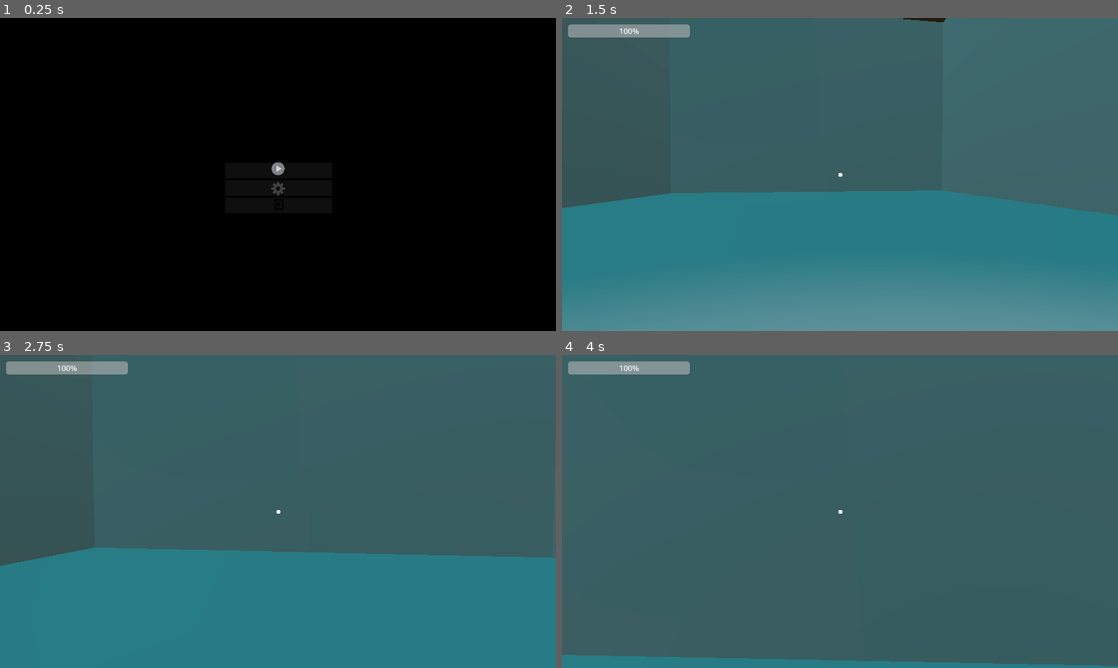
Above: before the commit, frames 1-4 (two rows, left to right).
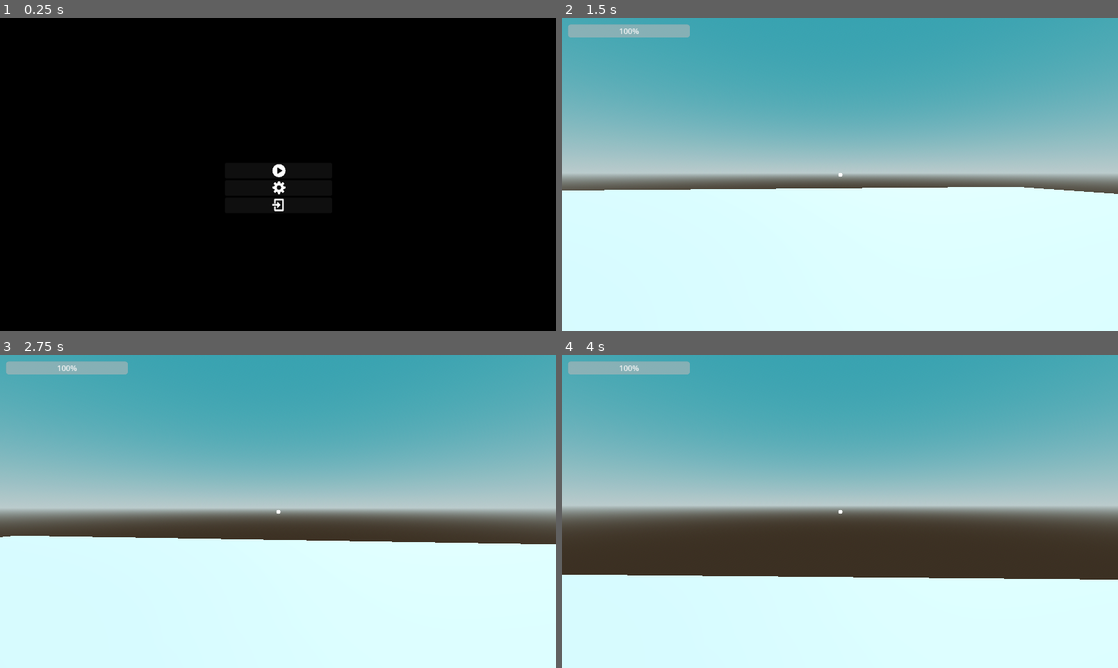
Above: after the commit, the same moments.

Repository: BingleyPro/time-drift
Game: Godot game, scene res://scenes/mainMenu.tscn
Same seed, same stepped clock (60 frames per second), same inputs: the game is played once before the commit and once after it.
Inputs (mouse positions are in pixels of both pictures, inside the frame that each line leads up to):
- Up to frame 1 (0.25 s): no input
- Up to frame 2 (1.5 s): click (840, 171) at 0.5 s; tap Enter at 1.25 s; move the mouse to (867, 174) at 1.27 s; hold W (up) from 1.28 s (still down); tap C (crouch) at 1.35 s
- Up to frame 3 (2.75 s): keep holding W (up); tap Space (jump) at 1.52, 2.27 s; move the mouse to (250, 511) at 2.02 s; tap E (interact) at 2.1 s
- Up to frame 4 (4 s): keep holding W (up); move the mouse to (851, 505) at 2.77 s; hold Shift (sprint) 2.78-3.53 s; move the mouse to (834, 517) at 3.52 s; tap T (switch_timeline) at 3.6 s; tap Space (jump) at 3.77 s

The runs differ from the first frame. In frame 1, 0.2% of the frame differs, in the area x 48-52%, y 46-62%; in frame 2, 100%, in the area x 0-100%, y 0-100%; in frame 3, 100%; in frame 4, 100%.

Commit message:
icons white for visibility

Diff:
--- a/levels/level_1.tscn
+++ b/levels/level_1.tscn
@@ -1,8 +1,7 @@
-[gd_scene load_steps=9 format=3 uid="uid://b2i7ad6vadc21"]
+[gd_scene load_steps=8 format=3 uid="uid://b2i7ad6vadc21"]
 
 [ext_resource type="PackedScene" uid="uid://bq864afmgrexa" path="res://scenes/HUD.tscn" id="1_1o0q2"]
 [ext_resource type="PackedScene" uid="uid://brpt71jl5cg2q" path="res://scenes/player.tscn" id="1_awnm3"]
-[ext_resource type="Script" path="res://scripts/timeline_manager.gd" id="3_6lso0"]
 
 [sub_resource type="ProceduralSkyMaterial" id="ProceduralSkyMaterial_jkji4"]
 sky_top_color = Color(0.178285, 0.497917, 0.549767, 1)
@@ -22,7 +21,7 @@
 
 [sub_resource type="BoxMesh" id="BoxMesh_e5qeh"]
 
-[node name="Level 1" type="Node3D"]
+[node name="level1" type="Node3D"]
 
 [node name="WorldEnvironment" type="WorldEnvironment" parent="."]
 environment = SubResource("Environment_qpa8f")
@@ -32,127 +31,16 @@
 light_energy = 1.15
 shadow_enabled = true
 
-[node name="Player" parent="." node_paths=PackedStringArray("timeline_manager") instance=ExtResource("1_awnm3")]
-timeline_manager = NodePath("../TimelineManager")
+[node name="Player" parent="." instance=ExtResource("1_awnm3")]
 
-[node name="HUD" parent="." instance=ExtResource("1_1o0q2")]
+[node name="floor" type="StaticBody3D" parent="."]
+transform = Transform3D(12, 0, 0, 0, 12, 0, 0, 0, 12, 0.0320969, -7.6473, 0.000197411)
 
-[node name="Past Layer" type="Node3D" parent="."]
-
-[node name="Floor" type="StaticBody3D" parent="Past Layer"]
-transform = Transform3D(8, 0, 0, 0, 1, 0, 0, 0, 20, 0, -1, 5)
-
-[node name="CollisionShape3D" type="CollisionShape3D" parent="Past Layer/Floor"]
+[node name="CollisionShape3D" type="CollisionShape3D" parent="floor"]
 shape = SubResource("BoxShape3D_bn63v")
 
-[node name="MeshInstance3D" type="MeshInstance3D" parent="Past Layer/Floor"]
+[node name="MeshInstance3D" type="MeshInstance3D" parent="floor"]
 mesh = SubResource("BoxMesh_e5qeh")
 skeleton = NodePath("../CollisionShape3D")
 
-[node name="Floor2" type="StaticBody3D" parent="Past Layer"]
-transform = Transform3D(8, 0, 0, 0, 1, 0, 0, 0, 20, 0, 4, 4)
-
-[node name="CollisionShape3D" type="CollisionShape3D" parent="Past Layer/Floor2"]
-shape = SubResource("BoxShape3D_bn63v")
-
-[node name="MeshInstance3D" type="MeshInstance3D" parent="Past Layer/Floor2"]
-mesh = SubResource("BoxMesh_e5qeh")
-skeleton = NodePath("../CollisionShape3D")
-
-[node name="Wall" type="StaticBody3D" parent="Past Layer"]
-transform = Transform3D(1, 0, 0, 0, 5, 0, 0, 0, 12, 3.5, 2, 0)
-
-[node name="CollisionShape3D" type="CollisionShape3D" parent="Past Layer/Wall"]
-shape = SubResource("BoxShape3D_bn63v")
-
-[node name="MeshInstance3D" type="MeshInstance3D" parent="Past Layer/Wall"]
-mesh = SubResource("BoxMesh_e5qeh")
-skeleton = NodePath("../CollisionShape3D")
-
-[node name="Wall2" type="StaticBody3D" parent="Past Layer"]
-transform = Transform3D(1, 0, 0, 0, 5, 0, 0, 0, 12, -3.5, 2, 0)
-
-[node name="CollisionShape3D" type="CollisionShape3D" parent="Past Layer/Wall2"]
-shape = SubResource("BoxShape3D_bn63v")
-
-[node name="MeshInstance3D" type="MeshInstance3D" parent="Past Layer/Wall2"]
-mesh = SubResource("BoxMesh_e5qeh")
-skeleton = NodePath("../CollisionShape3D")
-
-[node name="Wall3" type="StaticBody3D" parent="Past Layer"]
-transform = Transform3D(-4.37114e-08, 0, 6, 0, 5, 0, -1, 0, -2.62268e-07, 0, 2, -5.5)
-
-[node name="CollisionShape3D" type="CollisionShape3D" parent="Past Layer/Wall3"]
-shape = SubResource("BoxShape3D_bn63v")
-
-[node name="MeshInstance3D" type="MeshInstance3D" parent="Past Layer/Wall3"]
-mesh = SubResource("BoxMesh_e5qeh")
-skeleton = NodePath("../CollisionShape3D")
-
-[node name="Wall4" type="StaticBody3D" parent="Past Layer"]
-transform = Transform3D(-4.37114e-08, 0, 6, 0, 5, 0, -1, 0, -2.62268e-07, 0, 2, 5.5)
-
-[node name="CollisionShape3D" type="CollisionShape3D" parent="Past Layer/Wall4"]
-shape = SubResource("BoxShape3D_bn63v")
-
-[node name="MeshInstance3D" type="MeshInstance3D" parent="Past Layer/Wall4"]
-mesh = SubResource("BoxMesh_e5qeh")
-skeleton = NodePath("../CollisionShape3D")
-
-[node name="Present Layer" type="Node3D" parent="."]
-transform = Transform3D(1, 0, 0, 0, 1, 0, 0, 0, 1, 2.50951, 0, 0)
-
-[node name="Floor2" type="StaticBody3D" parent="Present Layer"]
-transform = Transform3D(8, 0, 0, 0, 1, 0, 0, 0, 15, -2.50951, -1, 1)
-collision_layer = 2
-
-[node name="CollisionShape3D" type="CollisionShape3D" parent="Present Layer/Floor2"]
-shape = SubResource("BoxShape3D_bn63v")
-
-[node name="MeshInstance3D" type="MeshInstance3D" parent="Present Layer/Floor2"]
-mesh = SubResource("BoxMesh_e5qeh")
-skeleton = NodePath("../CollisionShape3D")
-
-[node name="Wall5" type="StaticBody3D" parent="Present Layer"]
-transform = Transform3D(1, 0, 0, 0, 5, 0, 0, 0, 12, 0.990493, 2, 0)
-collision_layer = 2
-
-[node name="CollisionShape3D" type="CollisionShape3D" parent="Present Layer/Wall5"]
-shape = SubResource("BoxShape3D_bn63v")
-
-[node name="MeshInstance3D" type="MeshInstance3D" parent="Present Layer/Wall5"]
-mesh = SubResource("BoxMesh_e5qeh")
-skeleton = NodePath("../CollisionShape3D")
-
-[node name="Wall6" type="StaticBody3D" parent="Present Layer"]
-transform = Transform3D(1, 0, 0, 0, 5, 0, 0, 0, 12, -6.00951, 2, 0)
-collision_layer = 2
-
-[node name="CollisionShape3D" type="CollisionShape3D" parent="Present Layer/Wall6"]
-shape = SubResource("BoxShape3D_bn63v")
-
-[node name="MeshInstance3D" type="MeshInstance3D" parent="Present Layer/Wall6"]
-mesh = SubResource("BoxMesh_e5qeh")
-skeleton = NodePath("../CollisionShape3D")
-
-[node name="Wall7" type="StaticBody3D" parent="Present Layer"]
-transform = Transform3D(-4.37114e-08, 0, 6, 0, 5, 0, -1, 0, -2.62268e-07, -2.50951, 2, -5.5)
-collision_layer = 2
-
-[node name="CollisionShape3D" type="CollisionShape3D" parent="Present Layer/Wall7"]
-shape = SubResource("BoxShape3D_bn63v")
-
-[node name="MeshInstance3D" type="MeshInstance3D" parent="Present Layer/Wall7"]
-mesh = SubResource("BoxMesh_e5qeh")
-skeleton = NodePath("../CollisionShape3D")
-
-[node name="TimelineManager" type="Node" parent="." node_paths=PackedStringArray("past_layer", "present_layer", "timeline_layers", "player")]
-script = ExtResource("3_6lso0")
-past_layer = NodePath("../Past Layer")
-present_layer = NodePath("../Present Layer")
-timeline_layers = [NodePath("../Past Layer"), NodePath("../Present Layer")]
-player = NodePath("../Player")
-
-[node name="SpotLight3D" type="SpotLight3D" parent="."]
-transform = Transform3D(1, 0, 0, 0, 0.309017, 0.951056, 0, -0.951056, 0.309017, 0, 3, 2)
-light_energy = 16.0
+[node name="HUD" parent="." instance=ExtResource("1_1o0q2")]
--- a/scenes/mainMenu.tscn
+++ b/scenes/mainMenu.tscn
@@ -36,7 +36,7 @@
 text = " "
 
 [node name="Sprite2D" type="Sprite2D" parent="VBoxContainer/Button"]
-position = Vector2(110, 12)
+position = Vector2(112, 16)
 scale = Vector2(0.1, 0.1)
 texture = ExtResource("3_sk3k6")
 
@@ -45,7 +45,7 @@
 text = " "
 
 [node name="Sprite2D" type="Sprite2D" parent="VBoxContainer/Button2"]
-position = Vector2(110, 17)
+position = Vector2(112, 15)
 scale = Vector2(0.1, 0.1)
 texture = ExtResource("4_abekx")
 
@@ -54,10 +54,8 @@
 text = " "
 
 [node name="Sprite2D" type="Sprite2D" parent="VBoxContainer/Button3"]
-modulate = Color(0, 0, 0, 1)
-self_modulate = Color(0, 0, 0, 1)
-position = Vector2(110, 14)
-scale = Vector2(0.1, 0.1)
+position = Vector2(110, 15)
+scale = Vector2(0.107778, 0.112222)
 texture = ExtResource("4_jgski")
 
 [node name="Settings" parent="." instance=ExtResource("2_m3nvr")]
Binary file changed: assets/exit.png
Not shown, changed: assets/exit.png.import
Binary file changed: assets/play.png
Not shown, changed: assets/play.png.import
Binary file changed: assets/settings.png
Not shown, changed: assets/settings.png.import
Not shown: 1 places in scenes/mainMenu.tscn that only renumber resources
